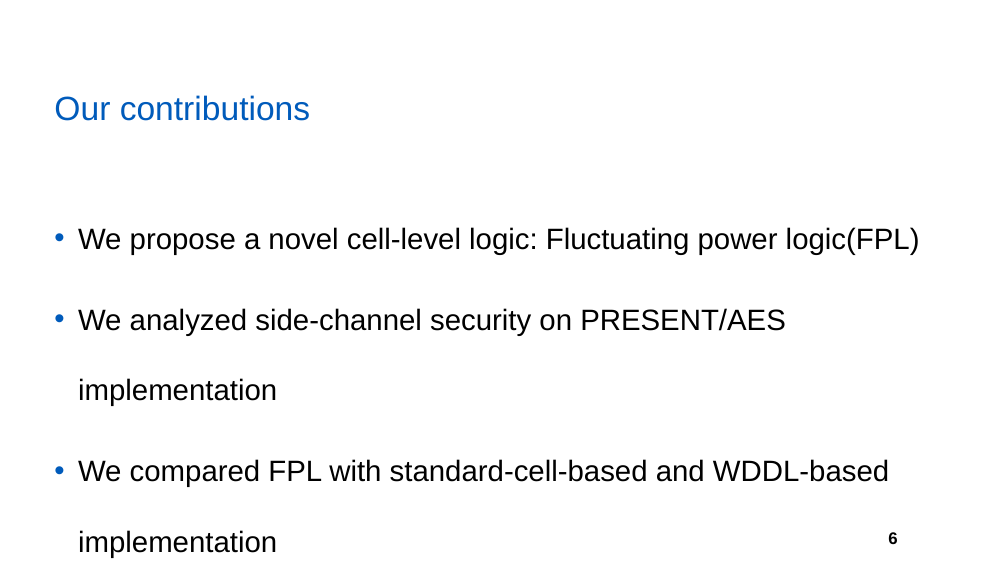
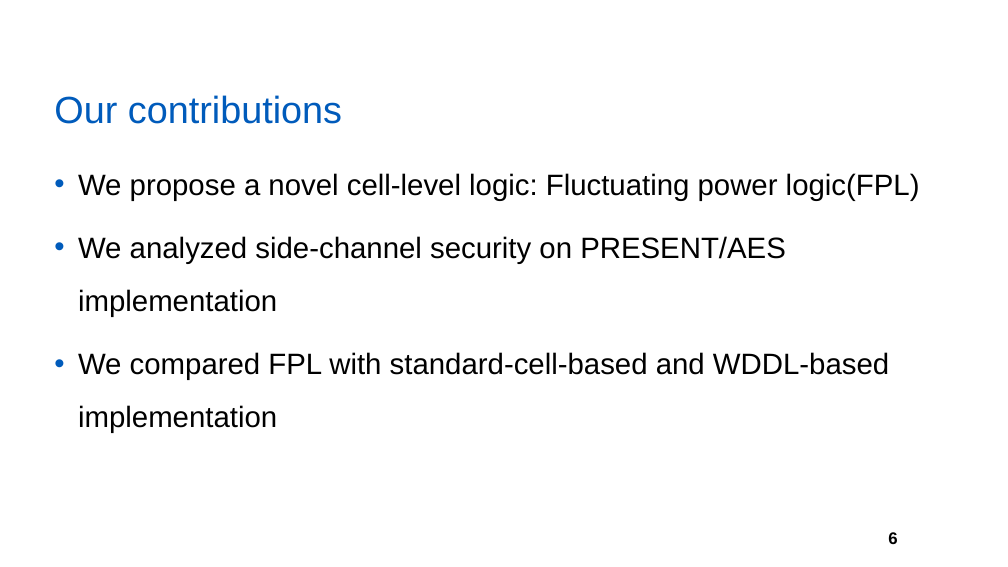
Before and after one commit to yberlin/hello-world, a slide deck: slide 6 of asianhost pre/FPL.pptx. Drawn at 1008x567 pixels with LibreOffice and Linux fonts; fonts in the diff are those of the drawing; background and template pictures are left out. Boxes give left, top, right and bottom in pixels: in the first picture for what was removed or moved away, otherwise in the second. Text is boxed around its words. In the diff, an @@ line names an element or a change of style, - is before the commit and + after.

```diff
--- a/asianhost pre/FPL.pptx
+++ b/asianhost pre/FPL.pptx
@@ title "Our contributions" at (54,95,342,124): size 32 to 36 pt @@
@@ text "We propose a novel cell-level ...": place and size @@
-text "We propose a novel cell-level ..." at (78,227,920,487)
+text "We propose a novel cell-level ..." at (78,173,920,433)
@@ text "We propose a novel cell-level ..." at (78,173,920,433): line spacing 2 to 1.5 @@
```
Also in this commit, not shown: 5 other slides changed, 12 slides added, 3 slides removed.
